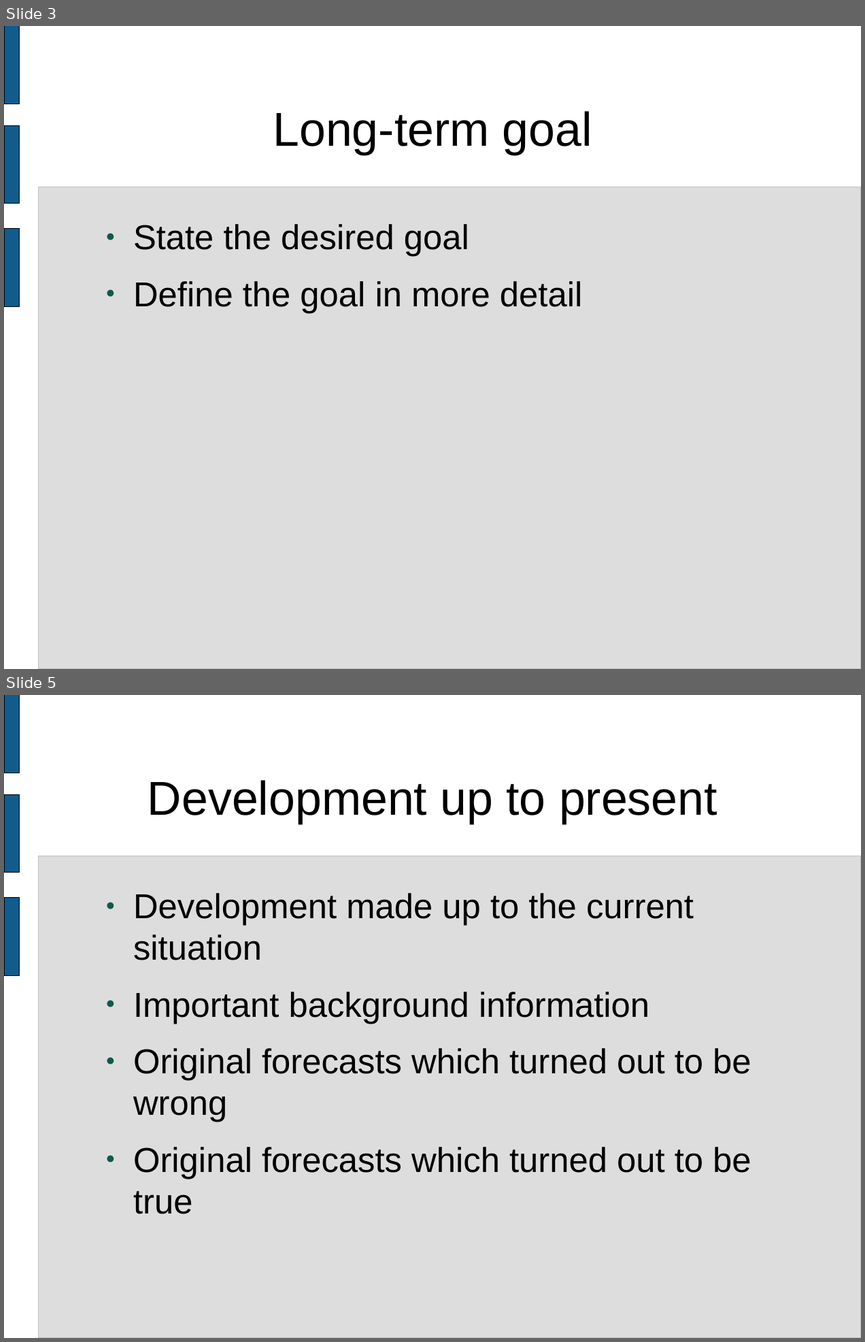
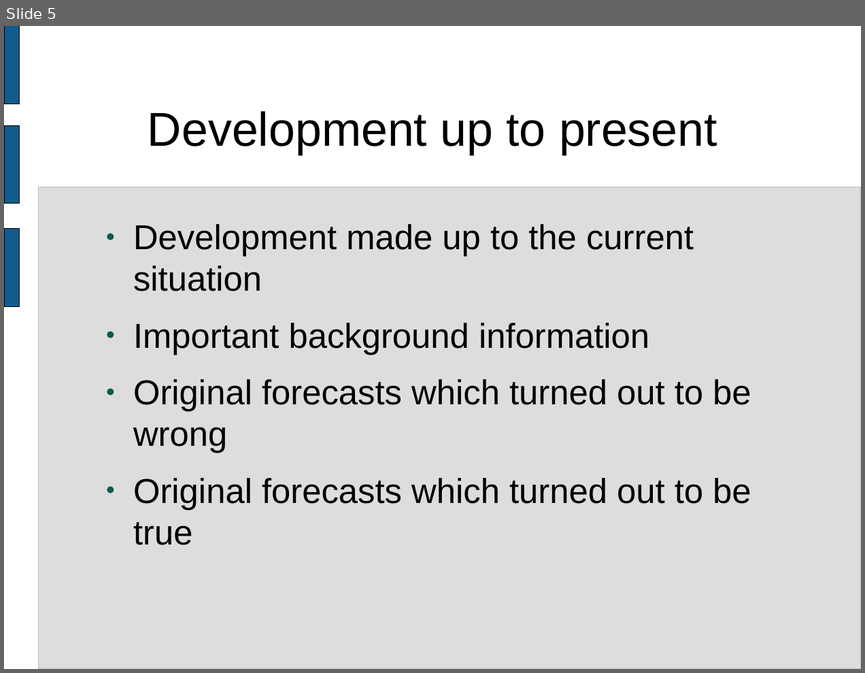
Before and after one commit to wgrand08/tether, a slide deck: trunk/schoolwork/objectives_of_project.odp. Shown one above the other, each under a label of ours: slides 3 and 5 before the commit, slide 5 after it; the slides between them are not shown. The pictures are 865x1342 and 865x673 pixels, drawn with LibreOffice and Linux fonts; fonts in the diff are those of the drawing. Boxes give left, top, right and bottom in pixels: in the first picture for what was removed or moved away, otherwise in the second. Text is boxed around its words. In the diff, an @@ line names an element or a change of style, - is before the commit and + after.

```diff
--- a/trunk/schoolwork/objectives_of_project.odp
+++ b/trunk/schoolwork/objectives_of_project.odp
@@ slide 3 removed at [4, 26, 861, 669], background #FFFFFF; not listed: 4 template elements that a slide beside it also shows @@
@@ title removed at [273, 111, 592, 155] @@
-Long-term goal
@@ text removed at [133, 224, 582, 313] @@
-● State the desired goal
-● Define the goal in more detail
```
Also in this commit, not shown: 1 slide changed, 3 slides added, 2 other slides removed.
